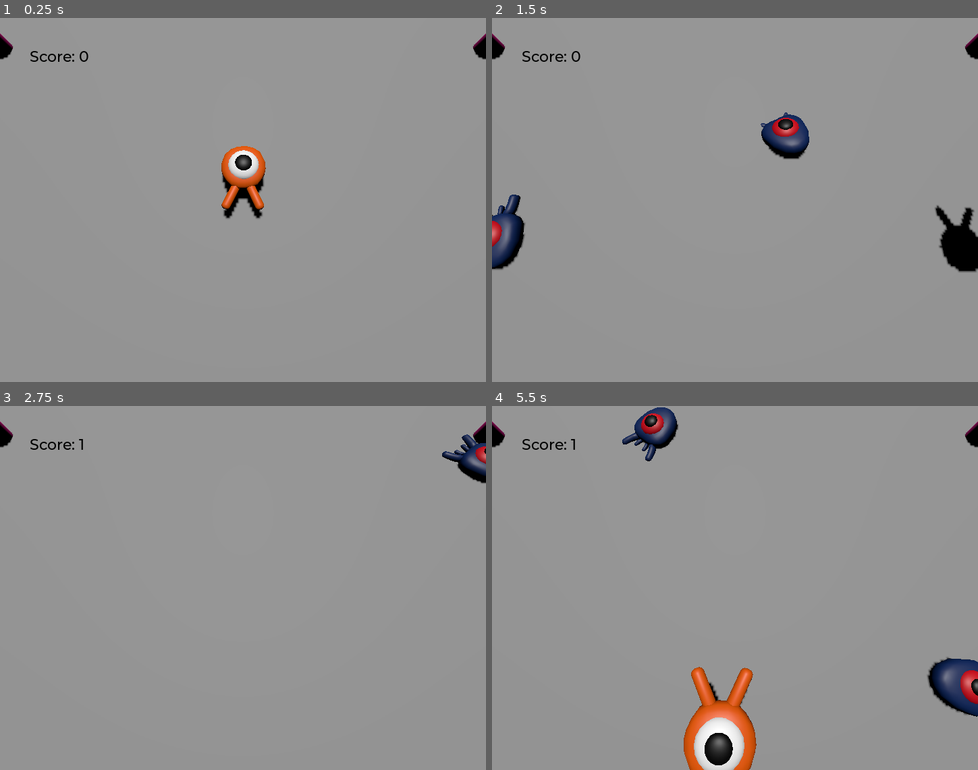
Above: before the commit, frames 1-4 (two rows, left to right).
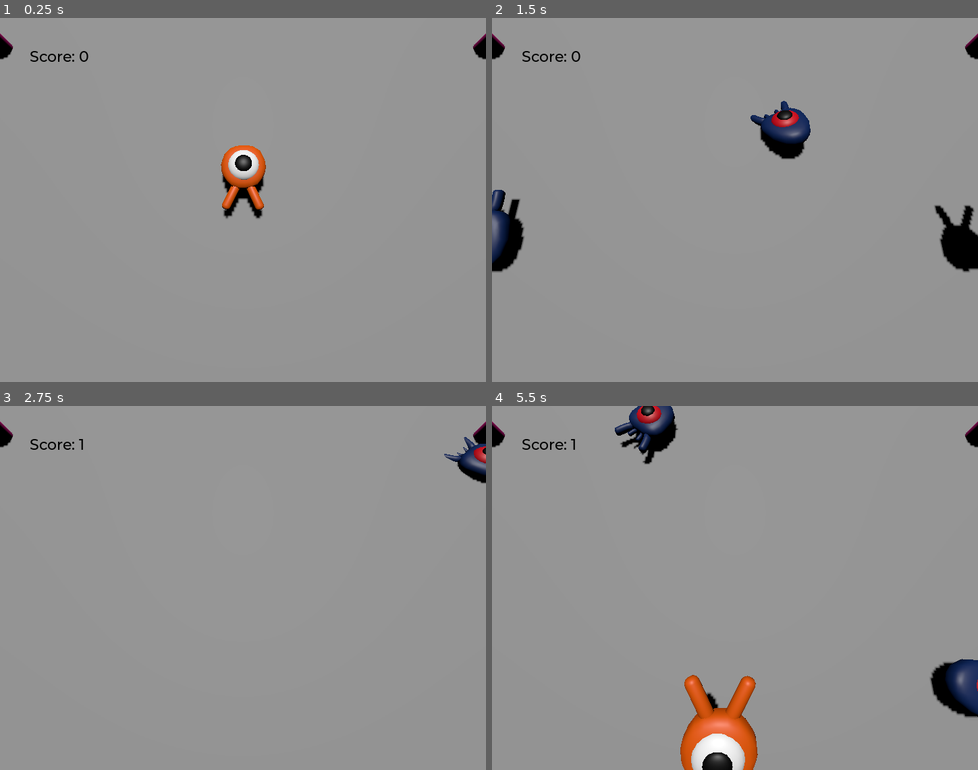
Above: after the commit, the same moments.

Repository: tpodsosony/Godot3DIntro
Game: Godot game, scene res://main.tscn
Two runs of this game, one before a commit and one after it. Both use one fixed random seed, a clock stepped at 60 frames per second and the inputs below.
Inputs:
- Up to frame 1 (0.25 s): no input
- Up to frame 2 (1.5 s): tap Enter (ui_accept) at 0.5 s; hold Right (move_right) 0.53-1.28 s; tap Space (jump) at 0.6, 0.77, 1.07, 1.35 s; hold Down (move_back) from 1.28 s (still down)
- Up to frame 3 (2.75 s): tap Space (jump) at 1.52, 1.82, 2.1 s; release Down (move_back) at 2.03 s; hold Right (move_right) from 2.03 s (still down)
- Up to frame 4 (5.5 s): release Right (move_right) at 2.78 s; hold Up (move_forward) 2.78-3.53 s; tap Space (jump) at 2.85, 3.02, 3.32, 3.6, 3.77, 4.07, 4.35, 4.52, 4.82, 5.1 s; hold Left (move_left) 3.53-5.03 s; hold Down (move_back) from 5.03 s (still down)

The runs differ from the first frame. In frame 1, 0.1% of the frame differs, in the area x 45-55%, y 35-56%; in frame 2, 2.1%; in frame 3, 0.2%; in frame 4, 4.6%, in the area x 25-100%, y 0-100%.

Commit message:
Added animation for player and mobs

Diff:
--- a/mob.gd
+++ b/mob.gd
@@ -27,6 +27,8 @@
 	# in order to move in the direction the mob is looking.
 	velocity = velocity.rotated(Vector3.UP, rotation.y)
 
+	$AnimationPlayer.speed_scale = random_speed / min_speed
+
 func _on_visible_on_screen_notifier_3d_screen_exited():
 	queue_free()
 
--- a/mob.tscn
+++ b/mob.tscn
@@ -1,10 +1,44 @@
-[gd_scene load_steps=4 format=3 uid="uid://dijmyei5hisqg"]
+[gd_scene load_steps=6 format=3 uid="uid://dijmyei5hisqg"]
 
 [ext_resource type="Script" uid="uid://bgpo18pu26vpu" path="res://mob.gd" id="1_nokgg"]
 [ext_resource type="PackedScene" uid="uid://j78ijv4atyud" path="res://art/mob.glb" id="2_ubaqv"]
 
 [sub_resource type="BoxShape3D" id="BoxShape3D_p11y5"]
 size = Vector3(1, 2, 3)
+
+[sub_resource type="Animation" id="Animation_nokgg"]
+resource_name = "float"
+length = 1.2
+loop_mode = 2
+tracks/0/type = "value"
+tracks/0/imported = false
+tracks/0/enabled = true
+tracks/0/path = NodePath("Pivot/Character:position")
+tracks/0/interp = 1
+tracks/0/loop_wrap = true
+tracks/0/keys = {
+"times": PackedFloat32Array(0.3, 0.7, 1.2),
+"transitions": PackedFloat32Array(0.420448, 2.14355, 1),
+"update": 0,
+"values": [Vector3(0, 0, 0), Vector3(0, 0.65, 0), Vector3(0, 0.35, 0)]
+}
+tracks/1/type = "value"
+tracks/1/imported = false
+tracks/1/enabled = true
+tracks/1/path = NodePath("Pivot/Character:rotation")
+tracks/1/interp = 1
+tracks/1/loop_wrap = true
+tracks/1/keys = {
+"times": PackedFloat32Array(0.1, 0.5, 1.2),
+"transitions": PackedFloat32Array(0.420448, 0.450625, 1),
+"update": 0,
+"values": [Vector3(0, 0, 0), Vector3(0.139626, 0, 0), Vector3(-0.15708, 0, 0)]
+}
+
+[sub_resource type="AnimationLibrary" id="AnimationLibrary_ubaqv"]
+_data = {
+&"float": SubResource("Animation_nokgg")
+}
 
 [node name="Mob" type="CharacterBody3D" groups=["mob"]]
 collision_layer = 2
@@ -14,6 +48,7 @@
 [node name="Pivot" type="Node3D" parent="."]
 
 [node name="Character" parent="Pivot" instance=ExtResource("2_ubaqv")]
+transform = Transform3D(1, 0, 0, 0, 0.987688, 0.156434, 0, -0.156434, 0.987688, 0, 0.35, 0)
 
 [node name="CollisionShape3D" type="CollisionShape3D" parent="."]
 transform = Transform3D(1, 0, 0, 0, 1, 0, 0, 0, 1, 0, 0.5, 0)
@@ -22,4 +57,10 @@
 [node name="VisibleOnScreenNotifier3D" type="VisibleOnScreenNotifier3D" parent="."]
 aabb = AABB(-1, -1, -2, 2, 2, 4)
 
+[node name="AnimationPlayer" type="AnimationPlayer" parent="."]
+libraries = {
+&"": SubResource("AnimationLibrary_ubaqv")
+}
+autoplay = "float"
+
 [connection signal="screen_exited" from="VisibleOnScreenNotifier3D" to="." method="_on_visible_on_screen_notifier_3d_screen_exited"]
--- /dev/null
+++ b/music_player.tscn
@@ -0,0 +1,8 @@
+[gd_scene load_steps=2 format=3 uid="uid://di11y4nkutf4l"]
+
+[ext_resource type="AudioStream" uid="uid://dc5nvkeflklwh" path="res://art/House In a Forest Loop.ogg" id="1_fvyft"]
+
+[node name="MusicPlayer" type="AudioStreamPlayer"]
+stream = ExtResource("1_fvyft")
+volume_db = -39.351
+autoplay = true
--- a/player.gd
+++ b/player.gd
@@ -34,6 +34,9 @@
 		direction = direction.normalized()
 		# Setting the basis property will affect the rotation of the node.
 		$Pivot.basis = Basis.looking_at(direction)
+		$AnimationPlayer.speed_scale = 4
+	else:
+		$AnimationPlayer.speed_scale = 1
 
 	# Ground Velocity
 	target_velocity.x = direction.x * speed
@@ -74,6 +77,7 @@
 				break
 
 	move_and_slide()
+	$Pivot.rotation.x = PI / 6 * velocity.y / jump_impulse
 
 func die():
 	hit.emit()
--- a/player.tscn
+++ b/player.tscn
@@ -9,6 +9,68 @@
 [sub_resource type="CylinderShape3D" id="CylinderShape3D_onrkg"]
 height = 0.75
 radius = 1.0
+
+[sub_resource type="Animation" id="Animation_onrkg"]
+resource_name = "float"
+length = 1.2
+loop_mode = 1
+tracks/0/type = "value"
+tracks/0/imported = false
+tracks/0/enabled = true
+tracks/0/path = NodePath("Pivot/Character:position")
+tracks/0/interp = 1
+tracks/0/loop_wrap = true
+tracks/0/keys = {
+"times": PackedFloat32Array(0.3, 0.7, 1.2),
+"transitions": PackedFloat32Array(0.420448, 2.14355, 1),
+"update": 0,
+"values": [Vector3(0, 0, 0), Vector3(0, 0.65, 0), Vector3(0, 0.35, 0)]
+}
+tracks/1/type = "value"
+tracks/1/imported = false
+tracks/1/enabled = true
+tracks/1/path = NodePath("Pivot/Character:rotation")
+tracks/1/interp = 1
+tracks/1/loop_wrap = true
+tracks/1/keys = {
+"times": PackedFloat32Array(0.1, 0.5, 1.2),
+"transitions": PackedFloat32Array(0.420448, 0.450625, 1),
+"update": 0,
+"values": [Vector3(0, 0, 0), Vector3(0.139626, 0, 0), Vector3(-0.15708, 0, 0)]
+}
+
+[sub_resource type="Animation" id="Animation_i3pqv"]
+length = 0.001
+tracks/0/type = "value"
+tracks/0/imported = false
+tracks/0/enabled = true
+tracks/0/path = NodePath("Pivot/Character:position")
+tracks/0/interp = 1
+tracks/0/loop_wrap = true
+tracks/0/keys = {
+"times": PackedFloat32Array(0),
+"transitions": PackedFloat32Array(1),
+"update": 0,
+"values": [Vector3(0, 0, 0)]
+}
+tracks/1/type = "value"
+tracks/1/imported = false
+tracks/1/enabled = true
+tracks/1/path = NodePath("Pivot/Character:rotation")
+tracks/1/interp = 1
+tracks/1/loop_wrap = true
+tracks/1/keys = {
+"times": PackedFloat32Array(0),
+"transitions": PackedFloat32Array(1),
+"update": 0,
+"values": [Vector3(0, 0, 0)]
+}
+
+[sub_resource type="AnimationLibrary" id="AnimationLibrary_hqtel"]
+_data = {
+&"RESET": SubResource("Animation_i3pqv"),
+&"float": SubResource("Animation_onrkg")
+}
 
 [node name="Player" type="CharacterBody3D"]
 collision_mask = 6
@@ -30,4 +92,10 @@
 transform = Transform3D(0.707107, 0, 0.707107, 0, 1, 0, -0.707107, 0, 0.707107, 0, 0.375, 0)
 shape = SubResource("CylinderShape3D_onrkg")
 
+[node name="AnimationPlayer" type="AnimationPlayer" parent="."]
+libraries = {
+&"": SubResource("AnimationLibrary_hqtel")
+}
+autoplay = "float"
+
 [connection signal="body_entered" from="MobDetector" to="." method="_on_mob_detector_body_entered"]
--- a/project.godot
+++ b/project.godot
@@ -14,6 +14,10 @@
 run/main_scene="uid://dgd1i0cvo3mgf"
 config/features=PackedStringArray("4.4")
 config/icon="res://icon.png"
+
+[autoload]
+
+MusicPlayer="*res://music_player.tscn"
 
 [display]
 
Not shown: 1 places in player.tscn that only renumber resources
